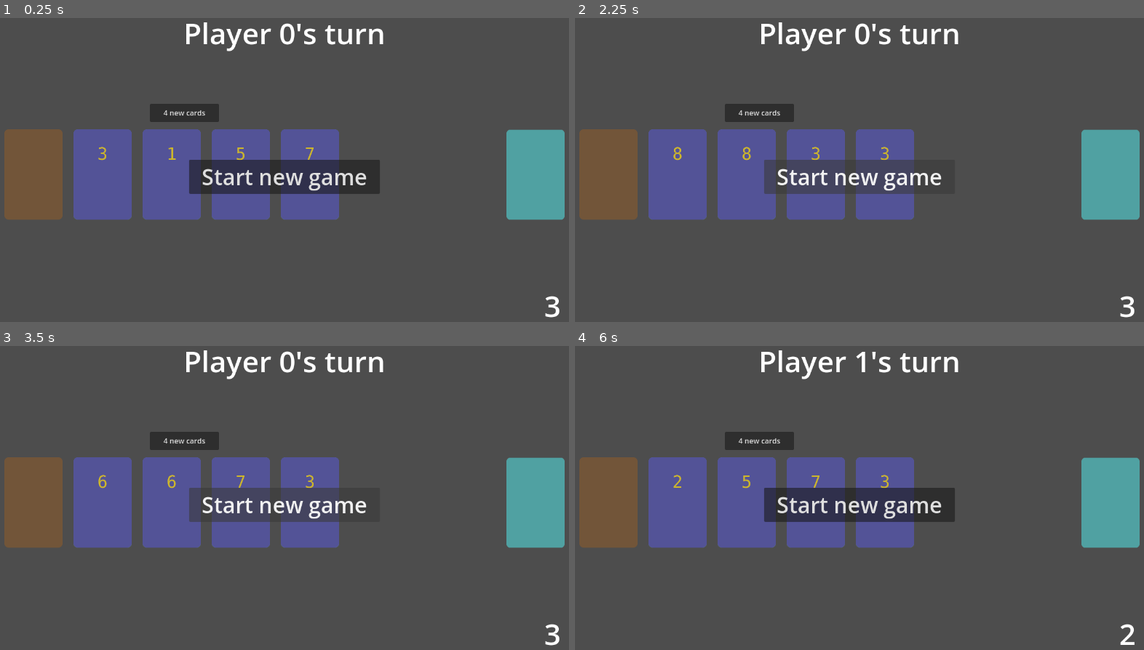
Above: before the commit, frames 1-4 (two rows, left to right).
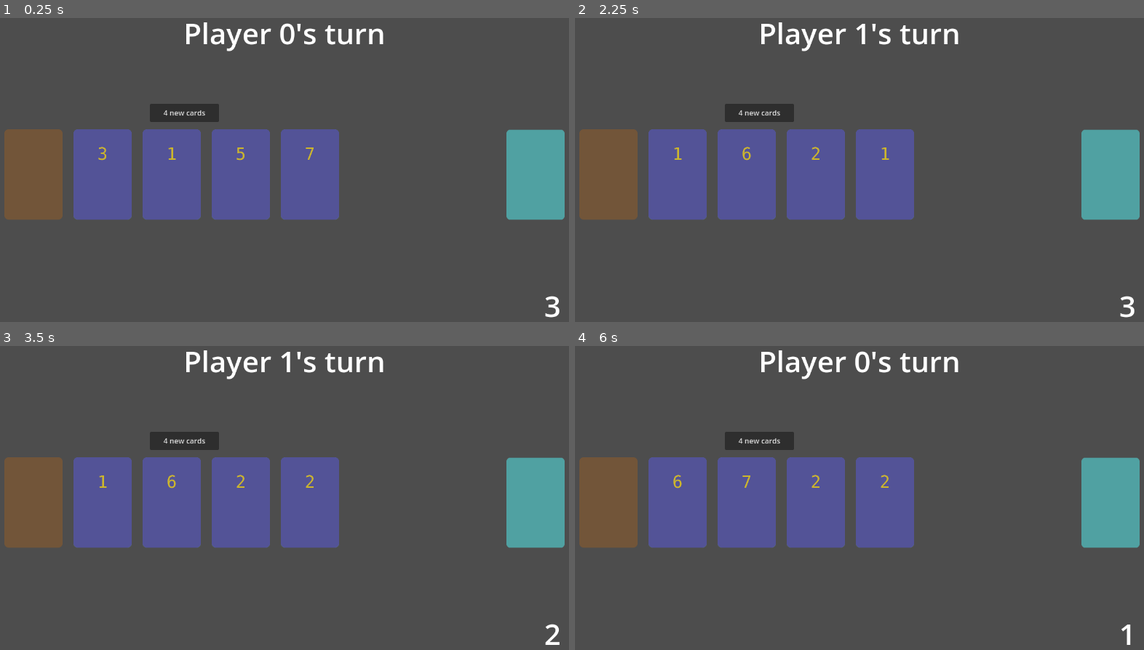
Above: after the commit, the same moments.

Repository: vbackeberg/game1
Game: Godot game, scene res://src/main.tscn
The game is run twice, just before and just after one commit, with the same random seed, the same clock (stepped at 60 frames per second) and the same inputs.
Inputs (mouse positions are in pixels of both pictures, inside the frame that each line leads up to):
- Up to frame 1 (0.25 s): no input
- Up to frame 2 (2.25 s): click "4 new cards" at 0.5 s; click "4 new cards" at 1.25 s; click (859, 176) at 2 s, where only the run before the commit has a clickable "Start new game"
- Up to frame 3 (3.5 s): click (284, 504) at 2.75 s, where only the run before the commit has a clickable "Start new game"
- Up to frame 4 (6 s): click (609, 504) at 3.5 s; click (1109, 504) at 4.25 s; click (677, 504) at 5 s; click (745, 504) at 5.77 s

The runs differ from the first frame. In frame 1, 3.7% of the frame differs, in the area x 33-67%, y 46-58%; in frame 2, 2.9%; in frame 3, 3.0%; in frame 4, 4.1%, in the area x 17-99%, y 1-99%.
Error in both runs: Invalid type in function 'concat' in base 'Node2D (middle_area.gd)'. Cannot convert argument 1 from Callable to Array. (res://src/middle_area.gd:124)

Commit message:
move new game button in win overlay

Diff:
--- a/src/main.tscn
+++ b/src/main.tscn
@@ -40,7 +40,16 @@
 text = "Player 1's turn"
 horizontal_alignment = 1
 
-[node name="NewGameButton" type="Button" parent="."]
+[node name="WinOverlay" type="Panel" parent="."]
+self_modulate = Color(0, 0, 0, 1)
+anchors_preset = 15
+anchor_right = 1.0
+anchor_bottom = 1.0
+grow_horizontal = 2
+grow_vertical = 2
+
+[node name="NewGameButton" type="Button" parent="WinOverlay"]
+layout_mode = 1
 anchors_preset = 8
 anchor_left = 0.5
 anchor_top = 0.5
@@ -54,14 +63,6 @@
 grow_vertical = 2
 theme_override_font_sizes/font_size = 48
 text = "  Start new game  "
-
-[node name="WinOverlay" type="Panel" parent="."]
-self_modulate = Color(0, 0, 0, 1)
-anchors_preset = 15
-anchor_right = 1.0
-anchor_bottom = 1.0
-grow_horizontal = 2
-grow_vertical = 2
 
 [node name="WinnerLabel" type="Label" parent="WinOverlay"]
 layout_mode = 1
@@ -89,4 +90,4 @@
 [connection signal="visibility_changed" from="PlayerArea5" to="PlayerArea5" method="_on_visibility_changed"]
 [connection signal="action_used" from="PlayerArea6" to="." method="_on_action_used"]
 [connection signal="visibility_changed" from="PlayerArea6" to="PlayerArea6" method="_on_visibility_changed"]
-[connection signal="pressed" from="NewGameButton" to="." method="_on_new_game_button_pressed"]
+[connection signal="pressed" from="WinOverlay/NewGameButton" to="." method="_on_new_game_button_pressed"]
